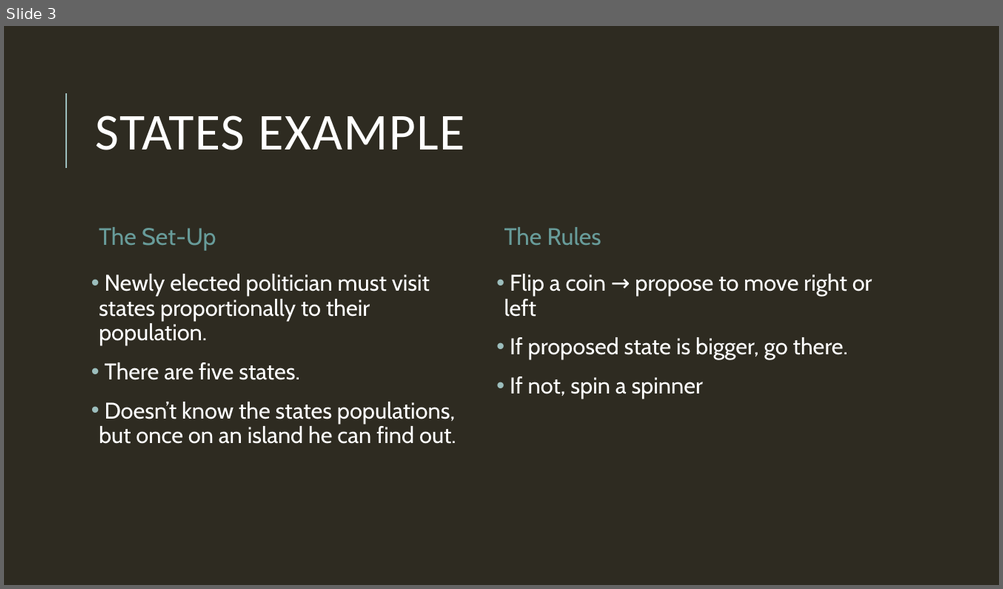
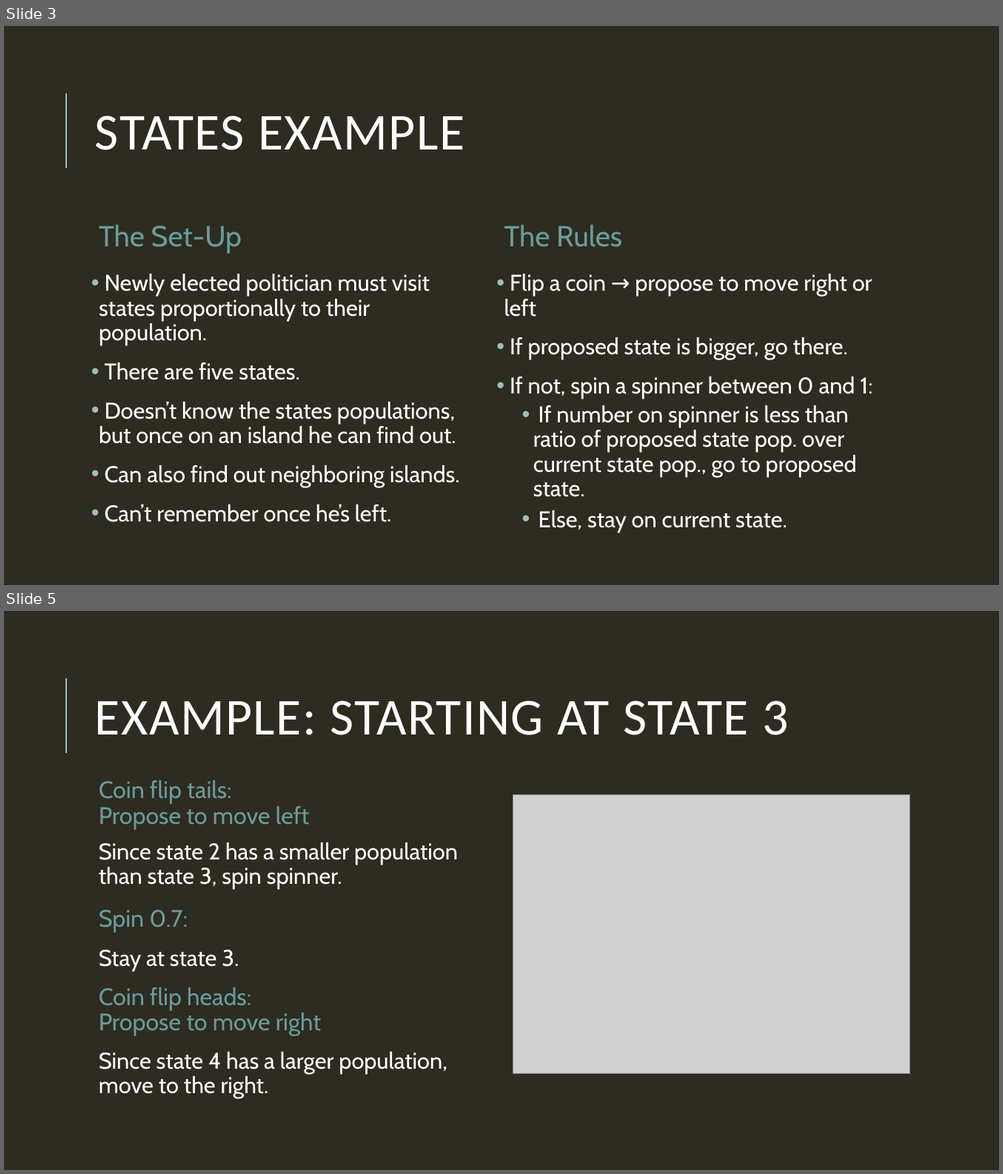
Before and after one commit to mblai35/Homework-Repo, a slide deck: MCMCpresentation.pptx. Shown one above the other, each under a label of ours: slide 3 before the commit, slides 3 and 5 after it; the slides between them are not shown. The pictures are 1003x589 and 1003x1174 pixels, drawn with LibreOffice and Linux fonts; fonts in the diff are those of the drawing; grey boxes stand for pictures. Boxes give left, top, right and bottom in pixels: in the first picture for what was removed or moved away, otherwise in the second. Text is boxed around its words. In the diff, an @@ line names an element or a change of style, - is before the commit and + after.

```diff
--- a/MCMCpresentation.pptx
+++ b/MCMCpresentation.pptx
@@ slide 5 added at (4,611,999,1170), background #2E2B21; not listed: 1 template element that a slide beside it also shows @@
@@ title added at (95,701,788,735), 50 pt, text #FFFFFF @@
+EXAMPLE: STARTING AT STATE 3
@@ text added at (99,780,309,829), 23 pt, text #689C9A @@
+Coin flip tails:
+Propose to move left
@@ picture added at (513,795,910,1074) @@
@@ text added at (99,843,458,889), 22 pt, text #FFFFFF @@
+  Since state 2 has a smaller population than state 3, spin spinner.
@@ text added at (99,910,188,933), 23 pt, text #689C9A @@
+Spin 0.7:
@@ text added at (99,950,239,971), 22 pt, text #FFFFFF @@
+  Stay at state 3.
@@ text added at (99,988,321,1037), 23 pt, text #689C9A @@
+Coin flip heads:
+Propose to move right
@@ text added at (99,1052,447,1099), 22 pt, text #FFFFFF @@
+  Since state 4 has a larger population, move to the right.
@@ slide 3 changed as well @@
@@ text "The Set-Up" at (99,224,242,254): size 23 to 28 pt @@
@@ text "The Rules" at (504,224,622,247): size 23 to 28 pt @@
@@ text at (509,377,872,532): text changed @@
-• If not, spin a spinner
+• If not, spin a spinner between 0 and 1:
+    • If number on spinner is less than ratio of proposed state pop. over current state pop., go to proposed state.
+    • Else, stay on current state.
@@ text at (105,466,460,523): paragraphs added @@
+• Can also find out neighboring islands.
+• Can’t remember once he’s left.
```
Also in this commit, not shown: 3 other slides changed, 5 other slides added, 1 other file.
